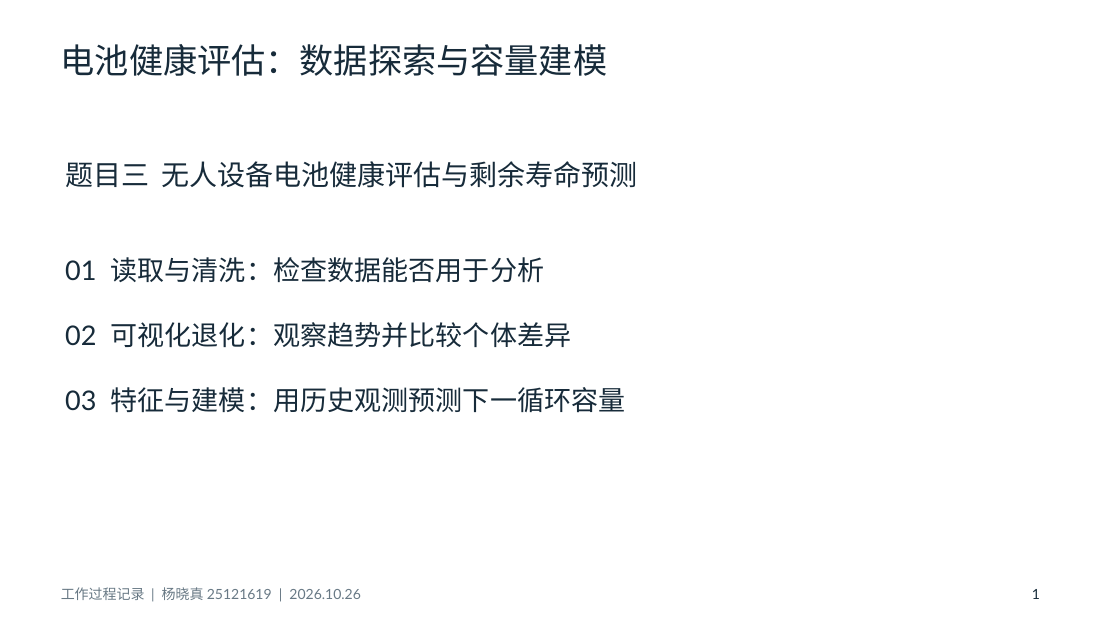
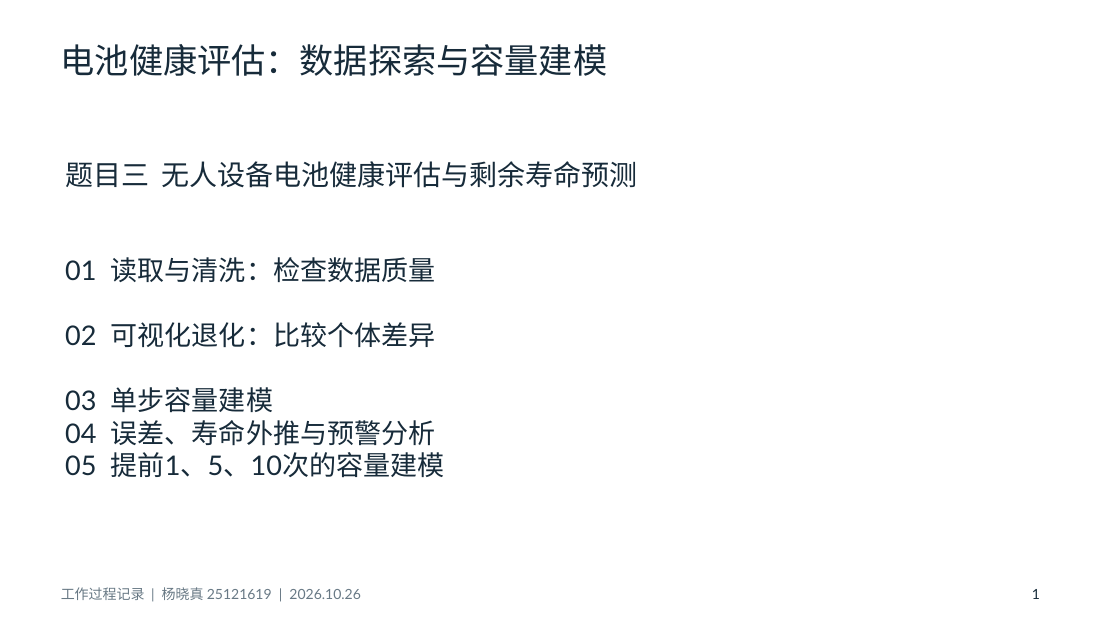
Before and after one commit to yxz666-Y/python-midterm-pre, a slide deck: slide 1 of deliverables/题目三_工作过程.pptx. Drawn at 1120x630 pixels with LibreOffice and Linux fonts; fonts in the diff are those of the drawing. Boxes give left, top, right and bottom in pixels: in the first picture for what was removed or moved away, otherwise in the second. Text is boxed around its words. In the diff, an @@ line names an element or a change of style, - is before the commit and + after.

Commit message:
docs: 过程PPT补充组员评估与多步建模至27页

```diff
--- a/deliverables/题目三_工作过程.pptx
+++ b/deliverables/题目三_工作过程.pptx
@@ text at [65,257,445,478]: text changed @@
-01 读取与清洗：检查数据能否用于分析
-02 可视化退化：观察趋势并比较个体差异
-03 特征与建模：用历史观测预测下一循环容量
+01 读取与清洗：检查数据质量
+02 可视化退化：比较个体差异
+03 单步容量建模
+04 误差、寿命外推与预警分析
+05 提前1、5、10次的容量建模
```
Also in this commit, not shown: 3 other slides changed, 5 slides added, 3 other files.
